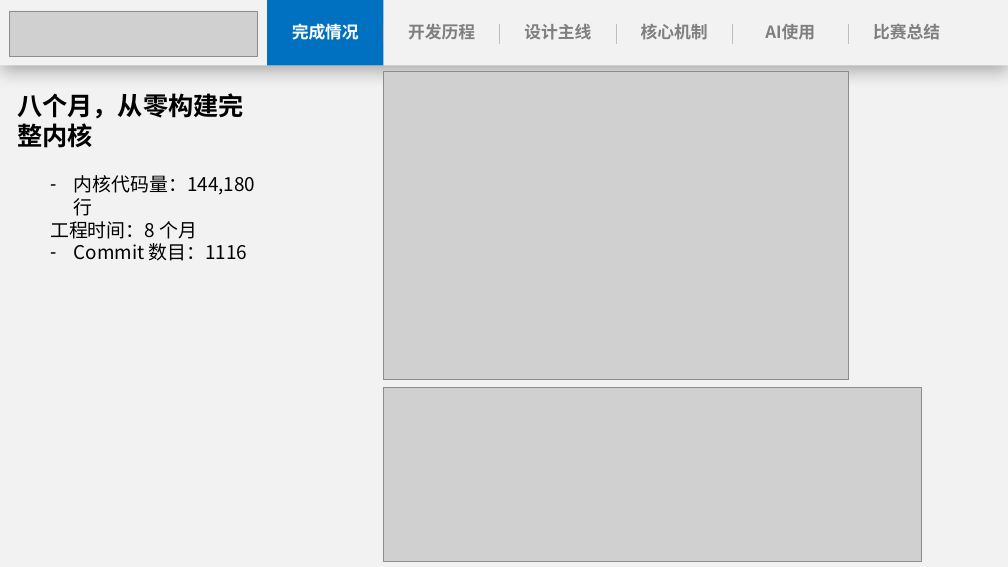
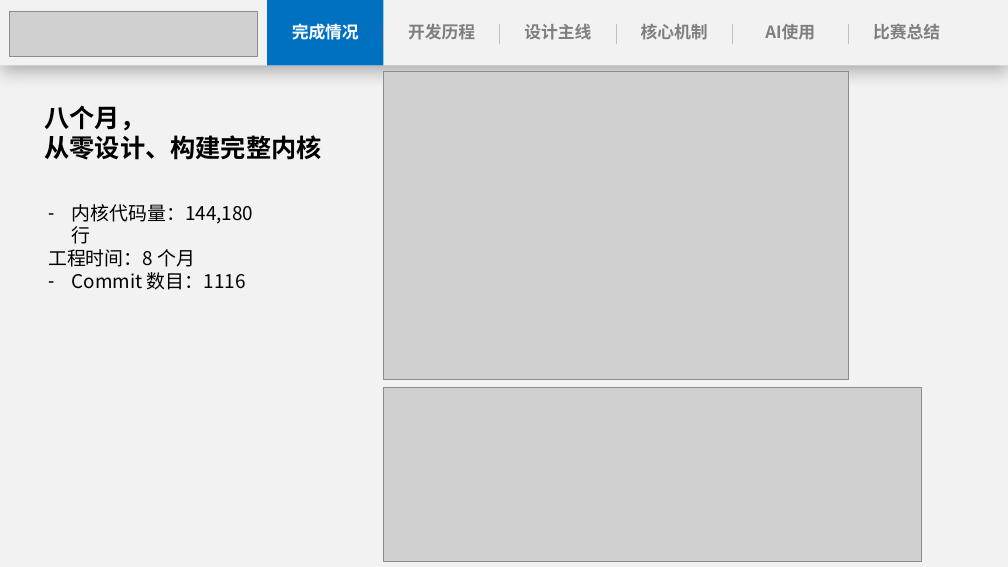
Before and after one commit to anemone-os/anemone, a slide deck: slide 3 of report/ppt/Anemone决赛演示文稿.pptx (slide 4 before the commit). Drawn at 1008x567 pixels with LibreOffice and Linux fonts; fonts in the diff are those of the drawing; grey boxes stand for pictures. Boxes give left, top, right and bottom in pixels: in the first picture for what was removed or moved away, otherwise in the second. Text is boxed around its words. In the diff, an @@ line names an element or a change of style, - is before the commit and + after.

```diff
--- a/report/ppt/Anemone决赛演示文稿.pptx
+++ b/report/ppt/Anemone决赛演示文稿.pptx
@@ text at (45,105,322,160): text changed @@
-八个月，从零构建完整内核
+八个月，
+从零设计、构建完整内核
@@ text "内核代码量：144,180 行": place and size @@
-text "内核代码量：144,180 行" at (50,175,256,261)
+text "内核代码量：144,180 行" at (48,204,254,290)
```
Also in this commit, not shown: 20 other slides changed, 1 slide added, 8 slides removed.
